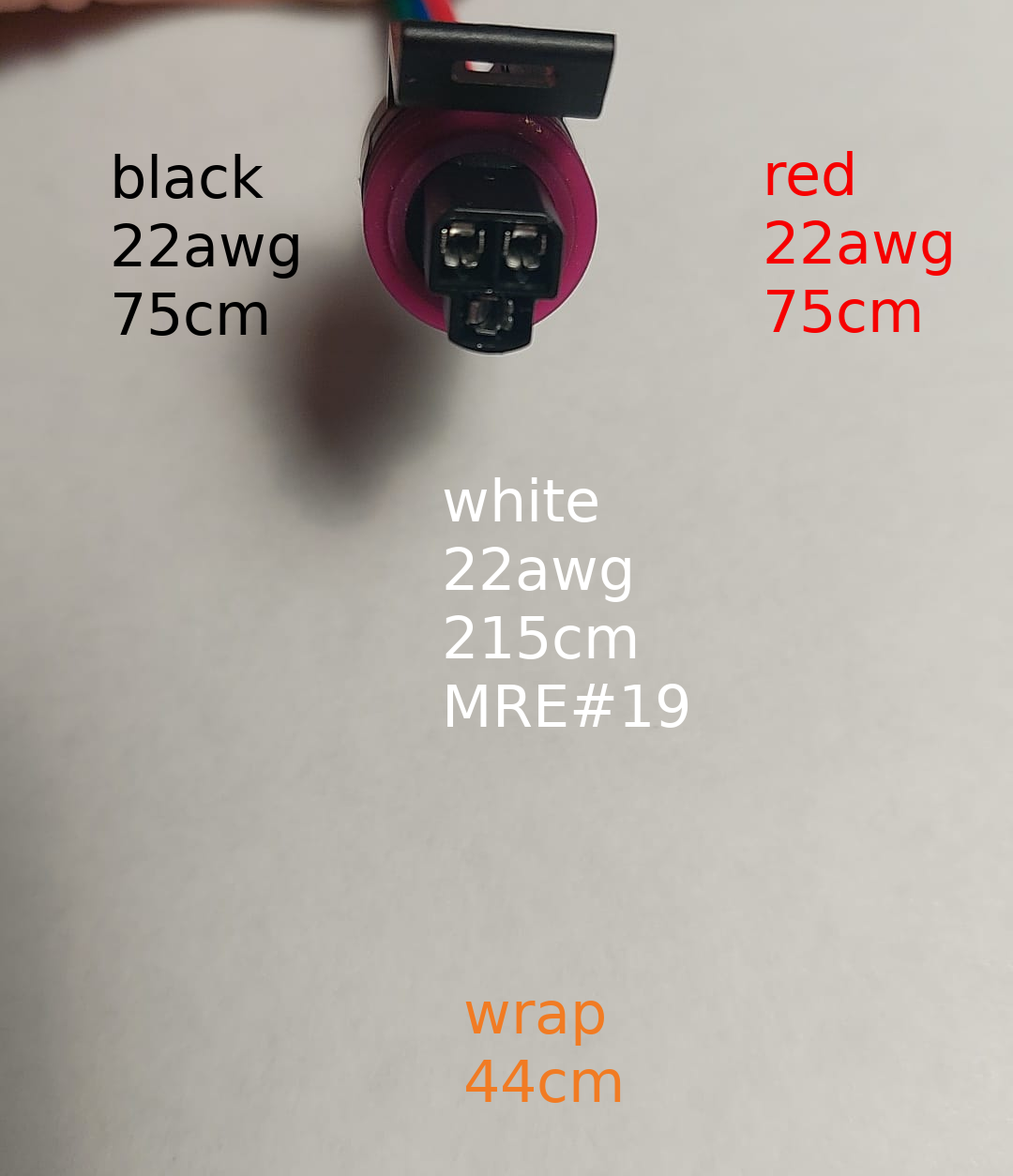
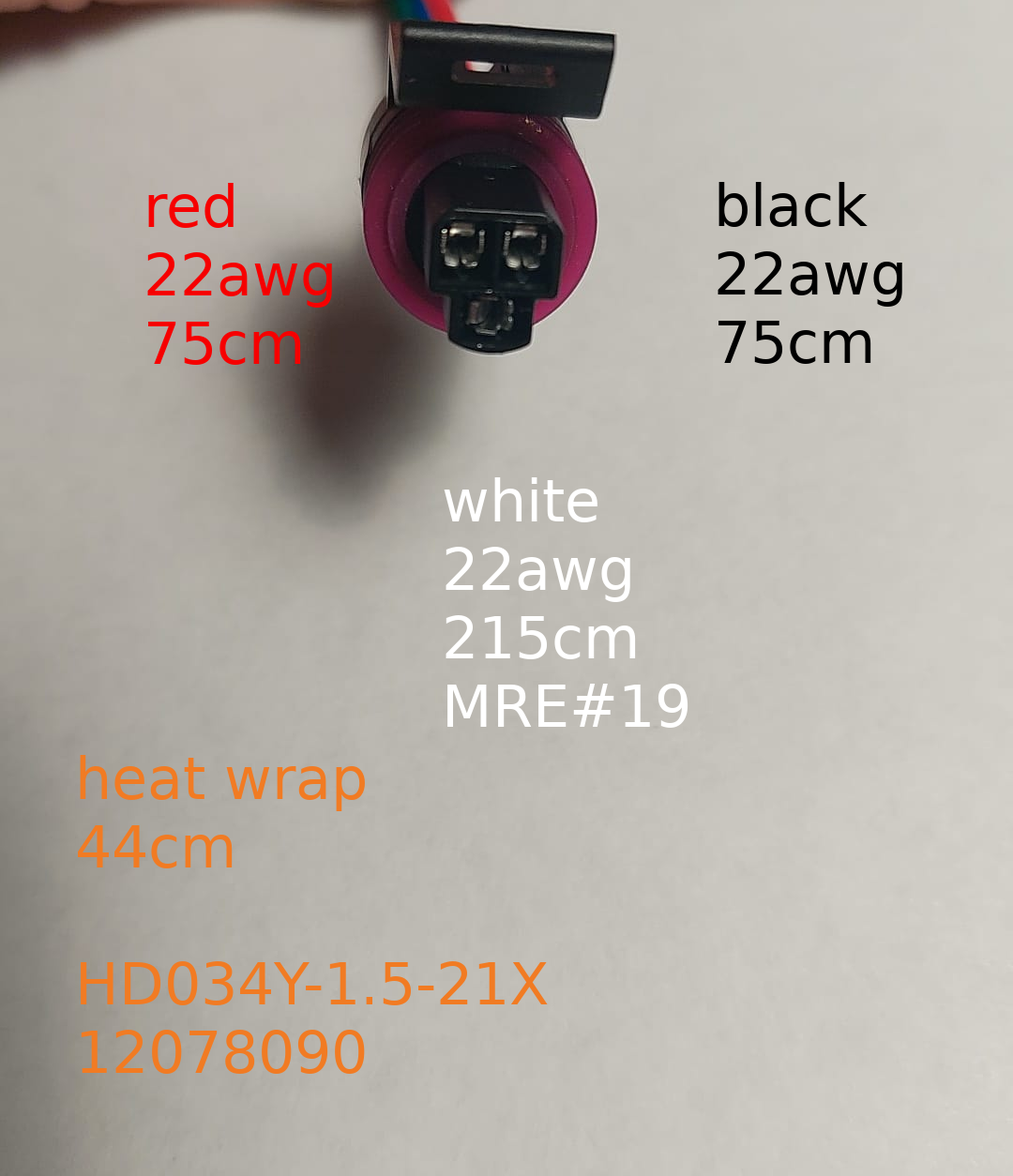
Revision of a layered w=1013, h=1176 image; what changed, layer by layer:
renamed "wrap ..." to "heat wrap ...", painted on it over box(77, 755, 621, 1103)
painted on "black ..." over box(113, 153, 903, 364)
painted on "red ..." over box(147, 151, 952, 365)
